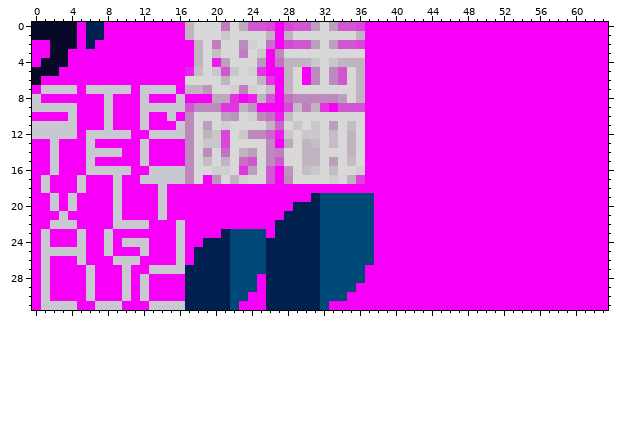
One commit to this pixel-art sprite: files/images/Camp/status/i_cam_par.png. That is the earlier state.
The file is 64x32 pixels.
The same view after the edit:
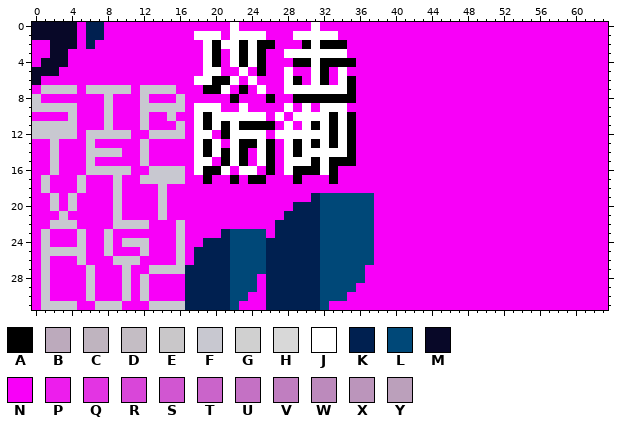
Palette (. is transparent): A #000000  B #bcaabc  C #bfb4bf  D #c4bdc4  E #c9c7c9  F #c8c8d0  G #d0d0d0  H #d8d8d8  J #ffffff  K #002050  L #004878  M #080828  N #f800f8  P #ed1ded  Q #e334e3  R #d946d9  S #d156d1  T #ca64ca  U #c471c4  V #c07ec0  W #bc8abc  X #bb95bb  Y #bba0bb
Change:
Changed rows in their new state; - is an unchanged pixel.
first column x 17:
 0 NNNNNJNNNN-NNNJNNNNN
 1 NJJJNJJJJN-NJJJJJNNN
 2 -NJAJJAJAA-NNAJAAANN
 3 -NJANJAJA-NJJJJJJJNN
 4 -NJANJAJA-NNAAJAAAAN
 5 NNJJNNJNA--JN-JANJNN
 6 NJJAAJNJNN-JA-JANJAN
 7 NNAAJNANJN-JJJJJJJAN
 8 ---NNA-NNA-NAAAAAAAN
 9 NJJJNNJN---JNJNJJJNN
10 NJAJJJJJJNJNJJJJAJAN
11 NJAJAJAAAANJNJAJAJAN
12 NJJNAJJJJNJJJJJJAJAN
13 NJAJNJAAJA-JAJAJAJAN
14 NJAJAJANJANJAJJJJJAN
15 NJJNAJANJANJJJAJAAAN
16 NJAAJNJJNA-JAAAJANNN
17 NNANNANAAN-NANNNANNN
Where, in picture pixels (left, top, right, bottom), the same in both pictures:
changed: (185, 22, 365, 184)
